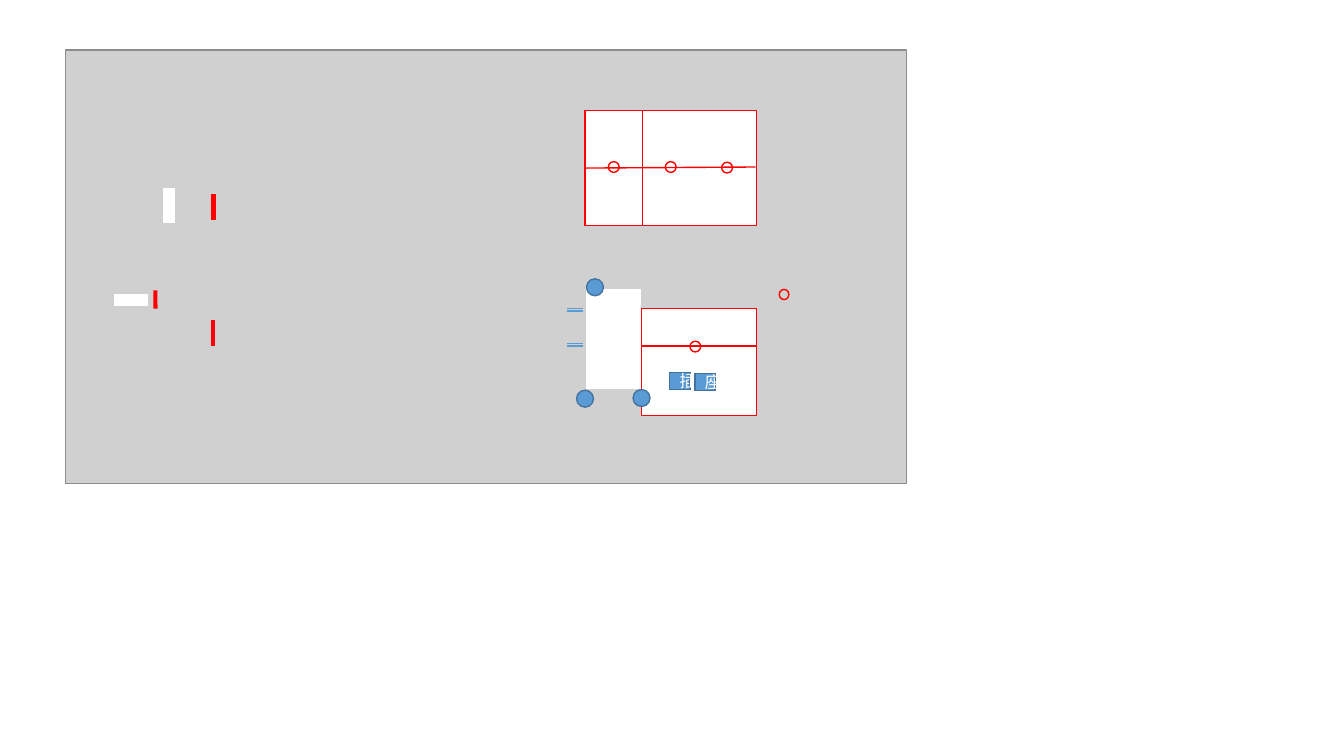
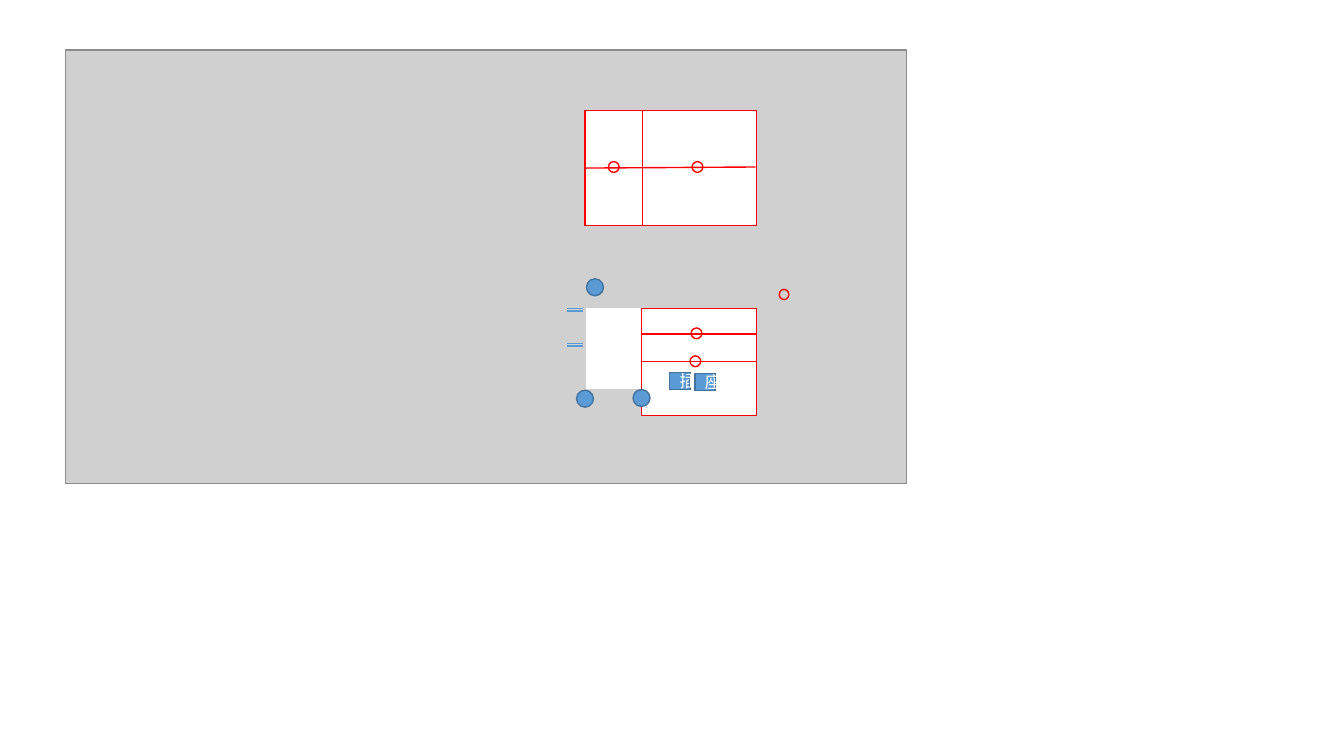
Before and after one commit to lxy0922/Zhuangxiu, a slide deck: slide 7 of 户型规划.pptx. Drawn at 1344x756 pixels with LibreOffice and Linux fonts; fonts in the diff are those of the drawing; grey boxes stand for pictures. Boxes give left, top, right and bottom in pixels: in the first picture for what was removed or moved away, otherwise in the second. Text is boxed around its words. In the diff, an @@ line names an element or a change of style, - is before the commit and + after.

```diff
--- a/户型规划.pptx
+++ b/户型规划.pptx
@@ ellipse: place and size @@
-ellipse at [665, 161, 677, 172]
+ellipse at [693, 161, 704, 172]
@@ rectangle removed at [163, 190, 173, 223] @@
@@ line removed from (214, 194) to (214, 220) @@
@@ rectangle removed at [114, 295, 148, 305] @@
@@ line removed from (155, 290) to (155, 309) @@
@@ line removed from (214, 321) to (214, 346) @@
@@ rectangle: place and size @@
-rectangle at [587, 289, 640, 388]
+rectangle at [587, 309, 640, 388]
@@ ellipse: place and size @@
-ellipse at [690, 342, 701, 353]
+ellipse at [692, 328, 703, 339]
@@ line moved from (641, 346) - (756, 346) to (642, 334) - (756, 334) @@
@@ ellipse: place and size @@
-ellipse at [722, 162, 733, 173]
+ellipse at [691, 356, 702, 367]
@@ line added from (641, 362) to (756, 362), #FF0000 1 pt @@
```
Also in this commit, not shown: 1 other slide changed, 1 other file.
